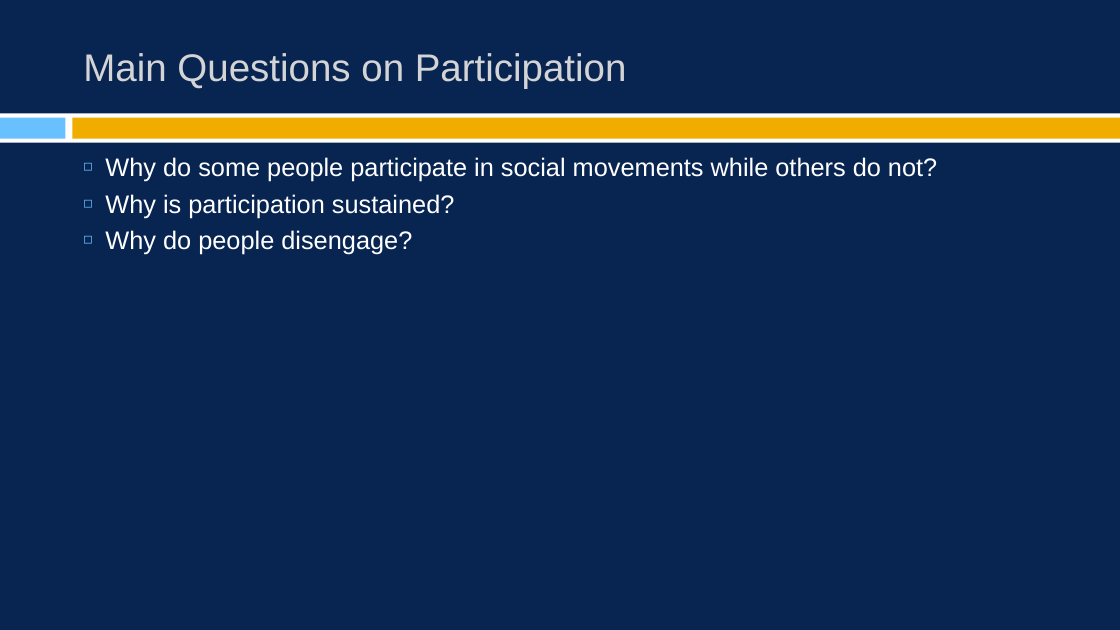
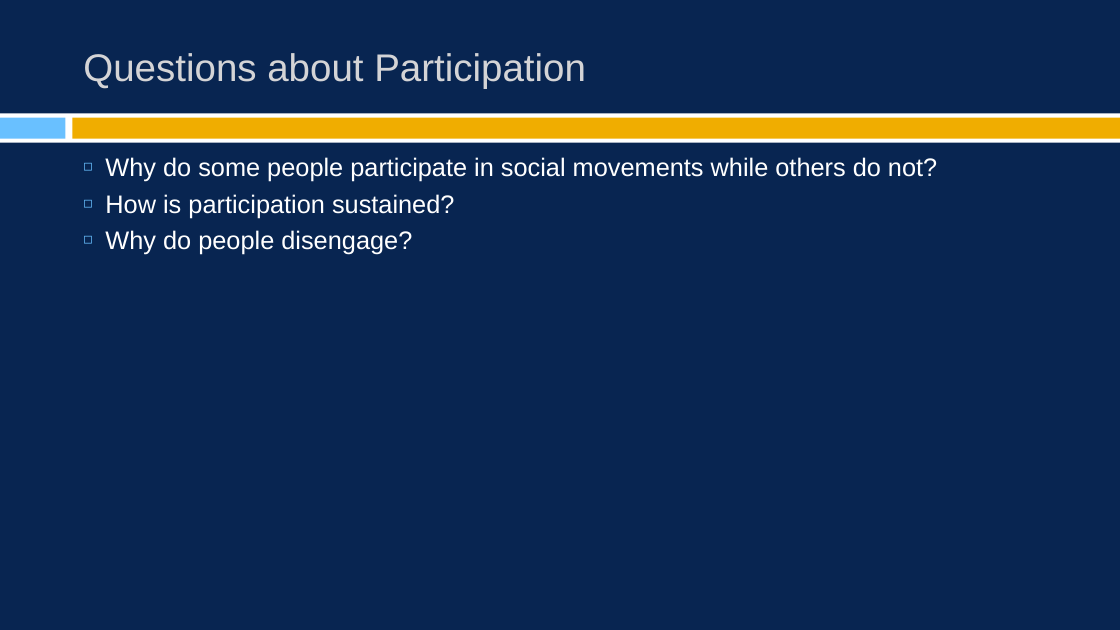
Before and after one commit to burrelvannjr/movements_csuf, a slide deck: slide 2 of ppts/notes/ch_4.pptx. Drawn at 1120x630 pixels with LibreOffice and Linux fonts; fonts in the diff are those of the drawing. Boxes give left, top, right and bottom in pixels: in the first picture for what was removed or moved away, otherwise in the second. Text is boxed around its words. In the diff, an @@ line names an element or a change of style, - is before the commit and + after.

```diff
--- a/ppts/notes/ch_4.pptx
+++ b/ppts/notes/ch_4.pptx
@@ title at [83,53,586,89]: text changed @@
-Main Questions on Participation
+Questions about Participation
@@ text at [105,194,454,218]: text changed @@
-◻ Why is participation sustained?
+◻ How is participation sustained?
```
Also in this commit, not shown: 12 other slides changed, 3 slides added, 18 other files.
